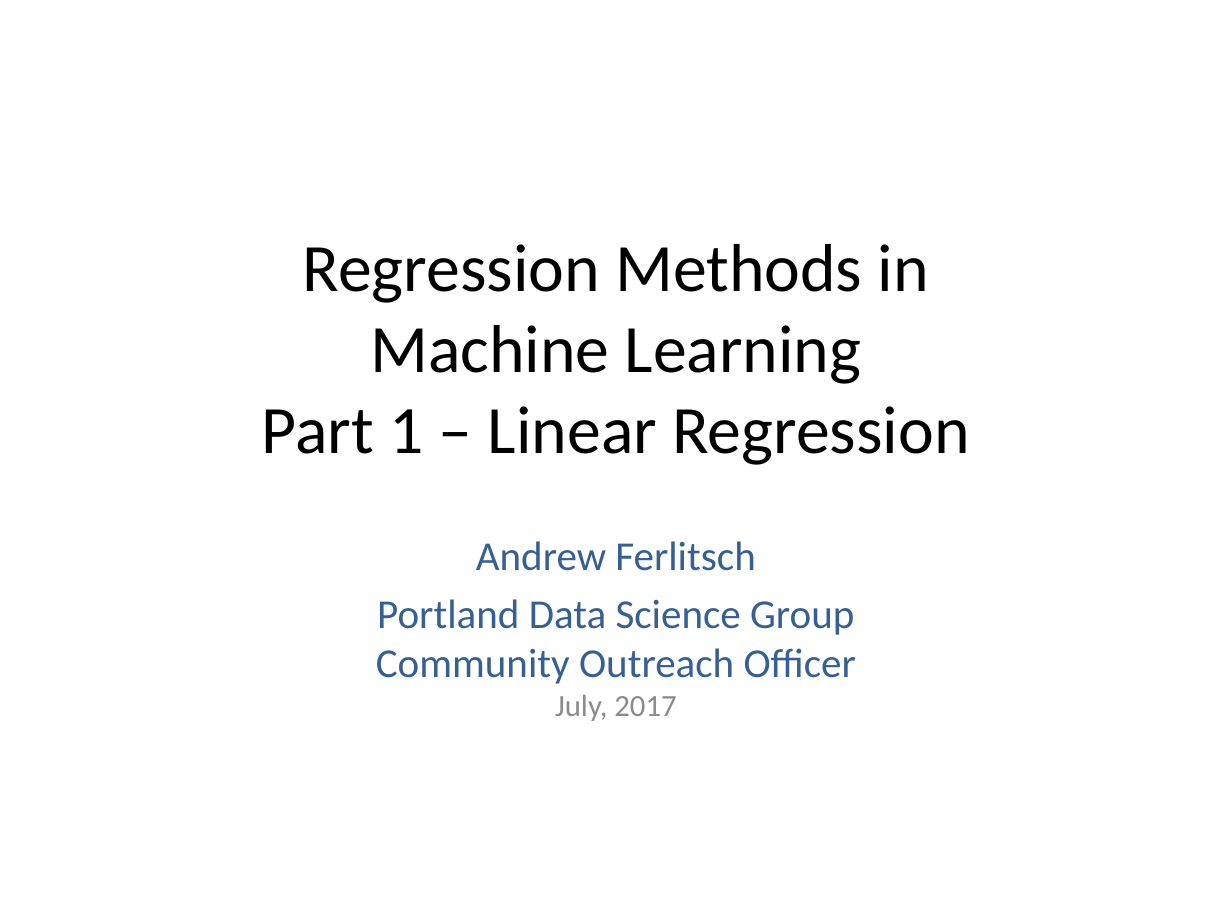
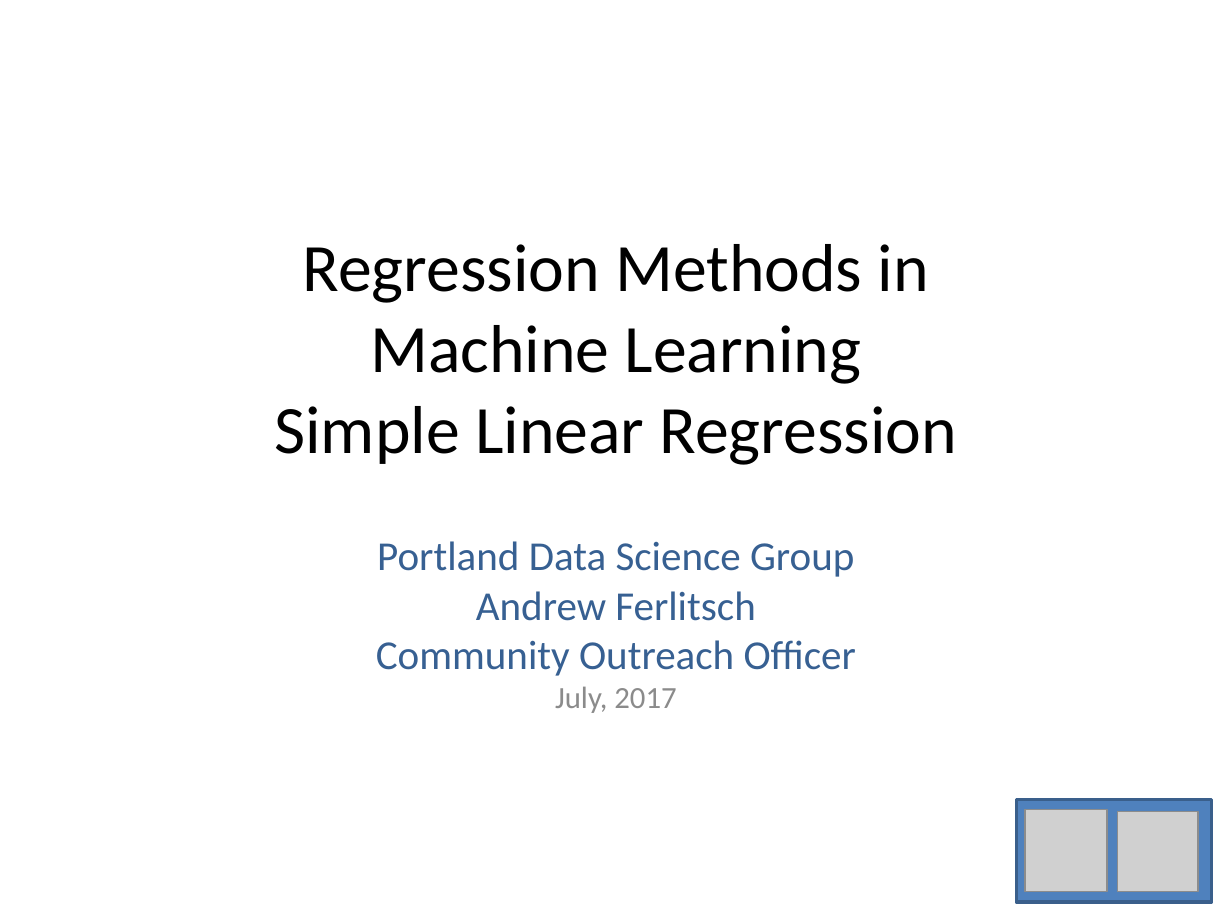
Before and after one commit to andrewferlitsch/Portland-Data-Science-Group, a slide deck: slide 1 of Presentations/ML Simple Linear Regression.pptx. Drawn at 1232x924 pixels with LibreOffice and Linux fonts; fonts in the diff are those of the drawing; grey boxes stand for pictures. Boxes give left, top, right and bottom in pixels: in the first picture for what was removed or moved away, otherwise in the second. Text is boxed around its words. In the diff, an @@ line names an element or a change of style, - is before the commit and + after.

Commit message:
simple linear regression CC-BY

```diff
--- a/Presentations/ML Simple Linear Regression.pptx
+++ b/Presentations/ML Simple Linear Regression.pptx
@@ title at [274, 244, 957, 465]: text changed @@
-Regression Methods in
-Machine Learning
-Part 1 – Linear Regression
+Regression Methods in
+Machine Learning
+Simple Linear Regression
@@ subtitle at [376, 541, 856, 713]: text changed @@
-Andrew Ferlitsch
-Portland Data Science Group
-Community Outreach Officer
-July, 2017
+Portland Data Science Group
+Andrew Ferlitsch
+Community Outreach Officer
+July, 2017
@@ rectangle added at [1016, 800, 1211, 902], fill #4F81BD, outline #3A5F8C 2 pt @@
@@ picture added at [1025, 809, 1108, 892] @@
@@ picture added at [1117, 812, 1198, 892] @@
```
